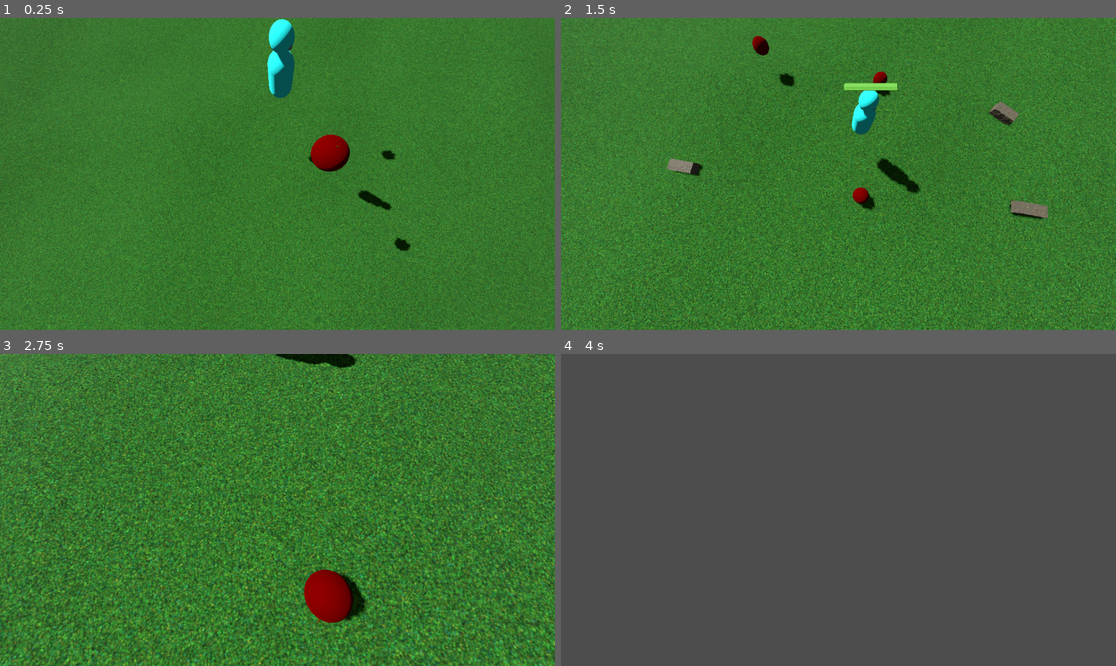
Above: before the commit, frames 1-4 (two rows, left to right).
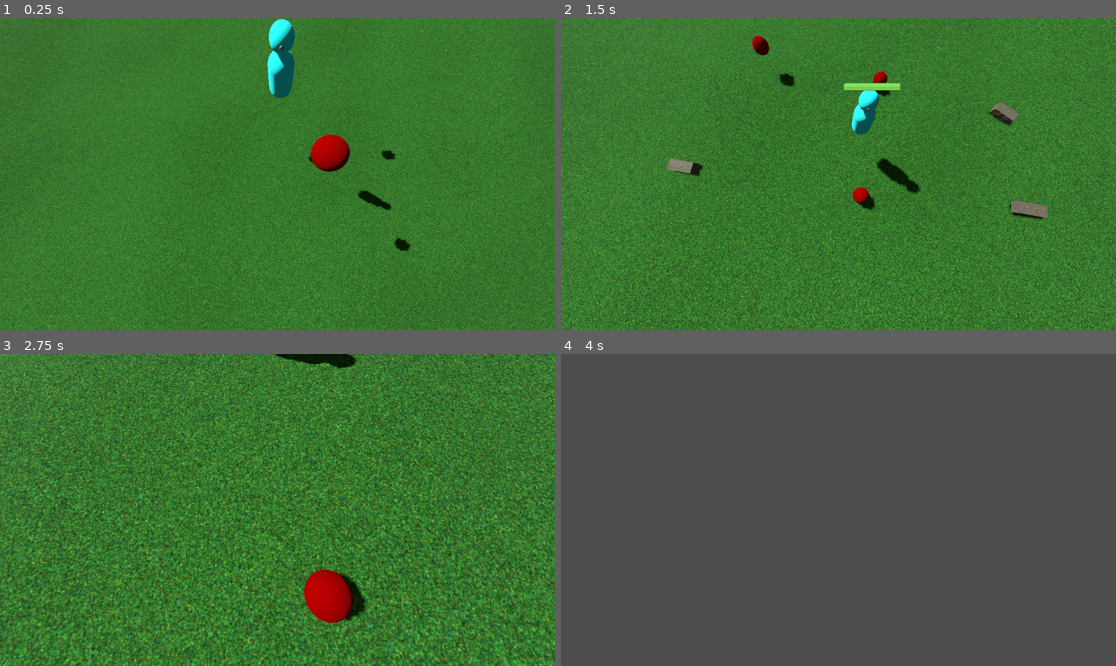
Above: after the commit, the same moments.

Repository: silvagan/numenHand
Game: Godot game, scene res://MainScene.tscn
Same seed, same stepped clock (60 frames per second), same inputs: the game is played once before the commit and once after it.
Inputs (mouse positions are in pixels of both pictures, inside the frame that each line leads up to):
- Up to frame 1 (0.25 s): no input
- Up to frame 2 (1.5 s): tap Enter at 0.5 s; move the mouse to (866, 174) at 0.52 s; hold K (spawn_objects) 0.53-1.28 s; hold W (move_forward) from 0.53 s (still down); move the mouse to (810, 174) at 1.27 s; tap K (spawn_objects) at 1.35 s
- Up to frame 3 (2.75 s): keep holding W (move_forward); move the mouse to (288, 503) at 2.02 s; hold K (spawn_objects) from 2.03 s (still down)
- Up to frame 4 (4 s): keep holding W (move_forward); move the mouse to (832, 516) at 2.77 s; release K (spawn_objects) at 2.78 s; tap K (spawn_objects) at 2.85 s; move the mouse to (877, 513) at 3.52 s; hold K (spawn_objects) from 3.53 s (still down)

The runs differ from the first frame. In frame 1, 0.6% of the frame differs, in the area x 49-63%, y 1-49%; in frame 2, 0.2%; in frame 3, 1.1%, in the area x 54-64%, y 4-87%; in frame 4, nothing differs.

Commit message:
fixed some bugs with character head rotation

Diff:
--- a/Ball/Ball.tscn
+++ b/Ball/Ball.tscn
@@ -3,7 +3,7 @@
 [sub_resource type="SphereShape3D" id="SphereShape3D_7rhfb"]
 
 [sub_resource type="StandardMaterial3D" id="StandardMaterial3D_imyth"]
-albedo_color = Color(0.45098, 0, 0.00392157, 1)
+albedo_color = Color(0.584314, 0, 0.00392157, 1)
 metallic_specular = 0.0
 
 [sub_resource type="SphereMesh" id="SphereMesh_7uirj"]
--- a/Character/CharacterMain.gd
+++ b/Character/CharacterMain.gd
@@ -13,6 +13,7 @@
 var bonus = 1
 var memory = []
 var objective = "idle"
+var right = false
 
 @onready var bar = $HealthBar3D
 
@@ -66,9 +67,11 @@
 				go_to(destination, "default")
 			else:
 				destination = get_random_location(5, 50)
-				go_to(destination, "default")
-				syncing_head_body = true
-				bonus = 5
+				print(get_point_on_map(destination, 1).distance_to(destination))
+				if(get_point_on_map(destination, 1).distance_to(destination) < 10):
+					go_to(destination, "default")
+					syncing_head_body = true
+					bonus = 5
 		"urgent explore":
 			var visible_ob = $Head/VisionCones.get_overlapping_bodies()
 			if(contains_food(visible_ob)):
@@ -80,9 +83,11 @@
 				go_to(destination, "default")
 			else:
 				destination = get_random_location(5, 10)
-				go_to(destination, "default")
-				syncing_head_body = true
-				bonus = 8
+				print(get_point_on_map(destination, 1).distance_to(destination))
+				if(get_point_on_map(destination, 1).distance_to(destination) < 10):
+					go_to(destination, "default")
+					syncing_head_body = true
+					bonus = 5
 
 
 func go_to(location, head_movement_mode):
@@ -110,6 +115,19 @@
 		return "find food"
 	else:
 		return "explore"
+
+
+func get_point_on_map(target_point: Vector3, min_dist_from_edge: float) -> Vector3:
+	var map := get_world_3d().navigation_map
+	var closest_point := NavigationServer3D.map_get_closest_point(map, target_point)
+	var delta := closest_point - target_point
+	var is_on_map = delta.is_zero_approx()  # Answer to original question!
+	if not is_on_map and min_dist_from_edge > 0:
+		# Wasn't on the map, so push in from edge. If you have thin sections on
+		# your navmesh, this could push it back off the navmesh!
+		delta = delta.normalized()
+		closest_point += delta * min_dist_from_edge
+	return closest_point
 
 func get_random_location(speed, distance):
 	movement_speed = speed
@@ -254,11 +272,16 @@
 			return false
 
 func look_around():
-	#print(abs($Head.rotation_degrees.y-$Body.rotation_degrees.y))
-	if(int(abs($Head.rotation_degrees.y-$Body.rotation_degrees.y)) % 360 > 90):
+	var angle = int(abs($Head.rotation_degrees.y-$Body.rotation_degrees.y)) % 360
+	if(angle > 90 && right == false):
+		print(angle)
 		head_movement_speed *= -1
+		right = true
+	if(angle < 90):
+		right = false
 	$Head.rotation_degrees.y += head_movement_speed
-	if ($Head.rotation_degrees.x < -15):
+
+	if($Head.rotation_degrees.x < -15):
 		$Head.rotation_degrees.x += 0.5
 
 func turn_head_left():
--- a/Character/CharacterMain.tscn
+++ b/Character/CharacterMain.tscn
@@ -93,7 +93,7 @@
 skeleton = NodePath("../..")
 
 [node name="Tick" type="Timer" parent="."]
-wait_time = 0.2
+wait_time = 0.5
 autostart = true
 
 [node name="HealthBar3D" parent="." instance=ExtResource("4_swnpx")]
--- a/Procedural Generation/Nav_mesh_generation.gd
+++ b/Procedural Generation/Nav_mesh_generation.gd
@@ -82,6 +82,9 @@
 	surface_tool.generate_normals()
 	$MeshInstance3D.mesh = surface_tool.commit()
 	$StaticBody3D/CollisionShape3D.shape = array_mesh.create_trimesh_shape()
+	$".".add_child($MeshInstance3D)
+	$".".bake_navigation_mesh()
+
 
 	var navMesh = NavigationMesh.new()
 	navMesh.create_from_mesh($MeshInstance3D.mesh)
Not shown, added: MaiEB3.tmp
Not shown, added: MaiF835.tmp
